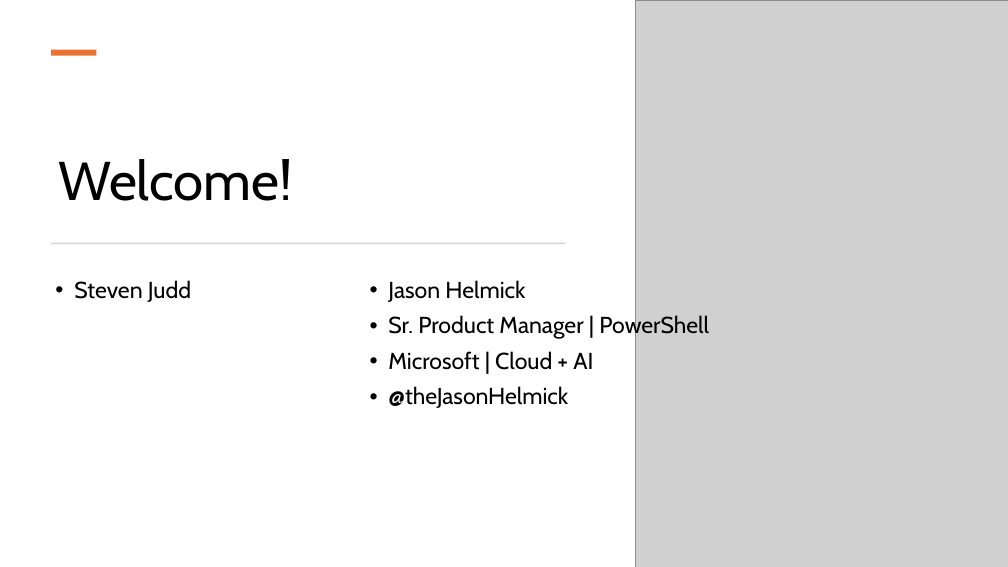
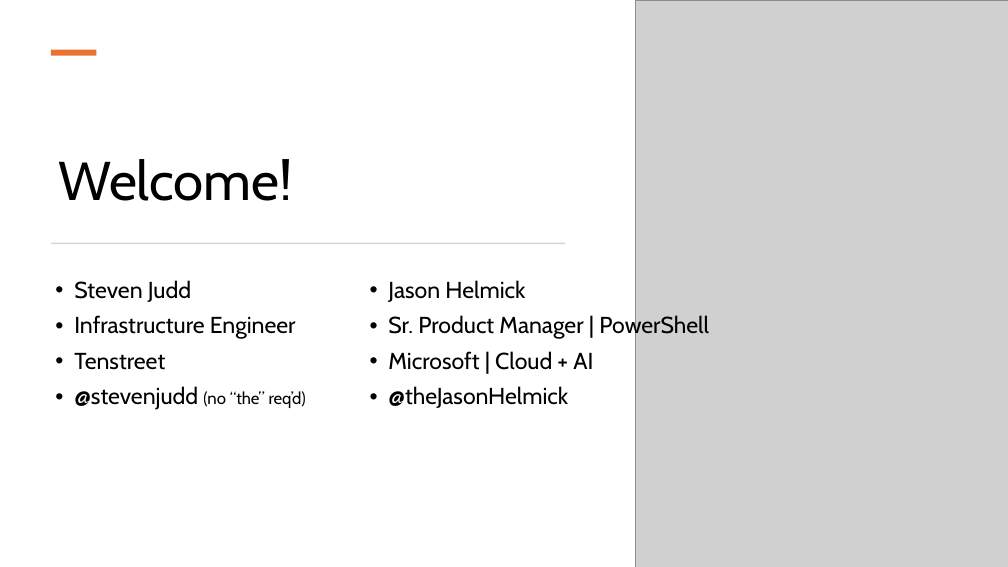
Before and after one commit to theJasonHelmick/Summit2024, a slide deck: slide 2 of Preso-cloud-shell.pptx. Drawn at 1008x567 pixels with LibreOffice and Linux fonts; fonts in the diff are those of the drawing; grey boxes stand for pictures. Boxes give left, top, right and bottom in pixels: in the first picture for what was removed or moved away, otherwise in the second. Text is boxed around its words. In the diff, an @@ line names an element or a change of style, - is before the commit and + after.

```diff
--- a/Preso-cloud-shell.pptx
+++ b/Preso-cloud-shell.pptx
@@ text at bbox=[74, 315, 306, 410]: paragraphs added @@
+• Infrastructure Engineer
+• Tenstreet
+• @stevenjudd (no “the” req’d)
```
Also in this commit, not shown: 5 other slides changed, 1 other file.
